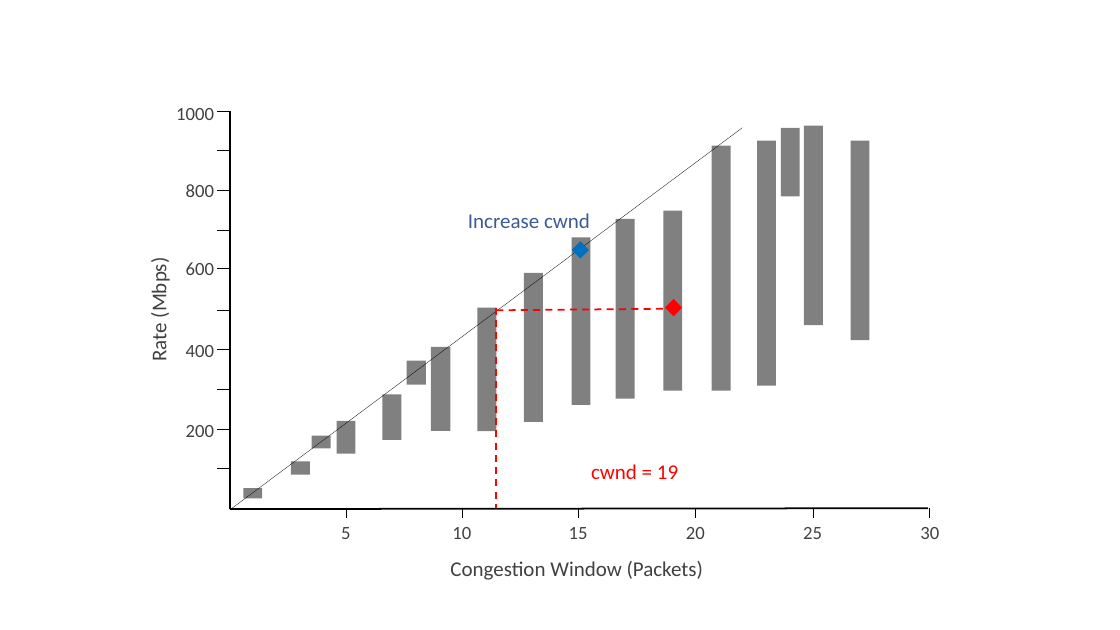
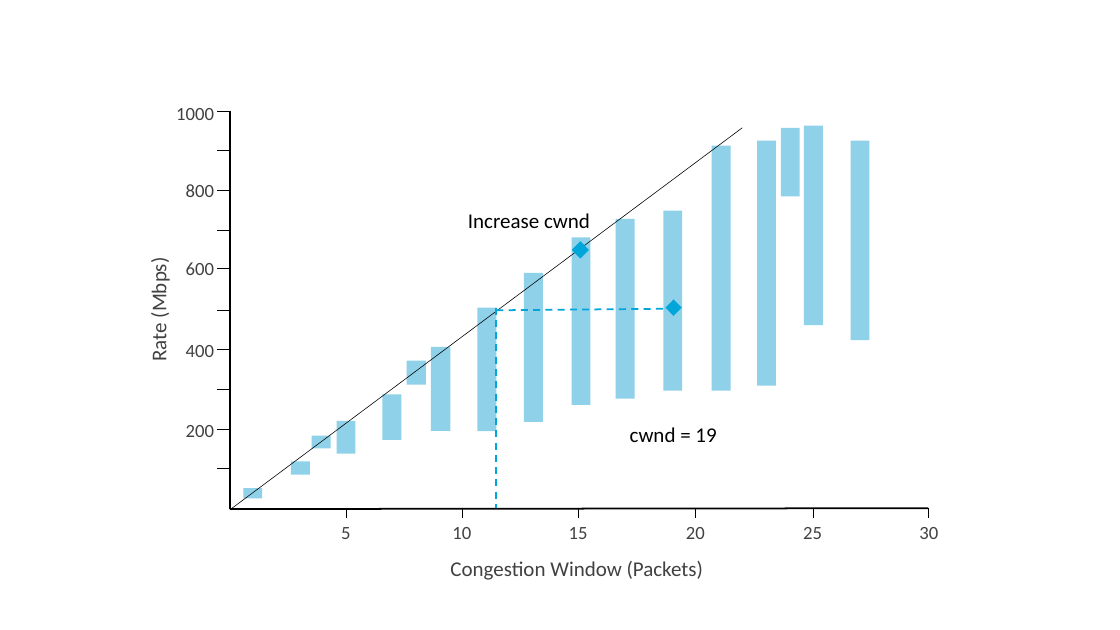
Before and after one commit to SystemsApproach/tcpcc, a slide deck: slide 5 of figures/Figure-sources.pptx. Drawn at 1120x630 pixels with LibreOffice and Linux fonts; fonts in the diff are those of the drawing. Boxes give left, top, right and bottom in pixels: in the first picture for what was removed or moved away, otherwise in the second. Text is boxed around its words. In the diff, an @@ line names an element or a change of style, - is before the commit and + after.

```diff
--- a/figures/Figure-sources.pptx
+++ b/figures/Figure-sources.pptx
@@ line (232, 508) - (742, 128): stroke #000000 0.5 pt to #000000 1 pt @@
@@ fill #808080 to #8FD1E9 in 17 elements at box(804, 126, 823, 325), box(663, 211, 682, 391), box(616, 219, 635, 399), box(572, 237, 590, 405), box(524, 273, 543, 422), box(477, 308, 496, 431), box(431, 347, 451, 431), box(781, 128, 800, 196), box(382, 394, 401, 440), box(336, 421, 355, 454), box(407, 361, 426, 385), box(291, 462, 310, 475), box(312, 436, 330, 449), box(243, 488, 262, 498), box(850, 141, 869, 340), box(757, 141, 776, 386), box(712, 146, 731, 391) @@
@@ text "Increase cwnd" at box(468, 213, 590, 228): text colour #3C5A98 to #000000 @@
@@ diamond at box(572, 241, 589, 258): fill #0070C0 to #00A6DA; outline #0070C0 1 pt to #00A6DA 1 pt @@
@@ diamond at box(665, 299, 682, 316): fill #FF0000 to #00A6DA; outline #FF0000 1 pt to none @@
@@ line (496, 308) - (496, 508): stroke #FF0000 3 pt dashed to #00A6DA 3 pt dashed @@
@@ line (496, 310) - (673, 309): stroke #FF0000 3 pt dashed to #00A6DA 3 pt dashed @@
@@ text "cwnd = 19": place and size @@
-text "cwnd = 19" at box(591, 464, 678, 479)
+text "cwnd = 19" at box(630, 427, 716, 442)
@@ text "cwnd = 19" at box(630, 427, 716, 442): text colour #FF0000 to #000000 @@
```
Also in this commit, not shown: 5 other slides changed, 3 slides added, 16 other files.
